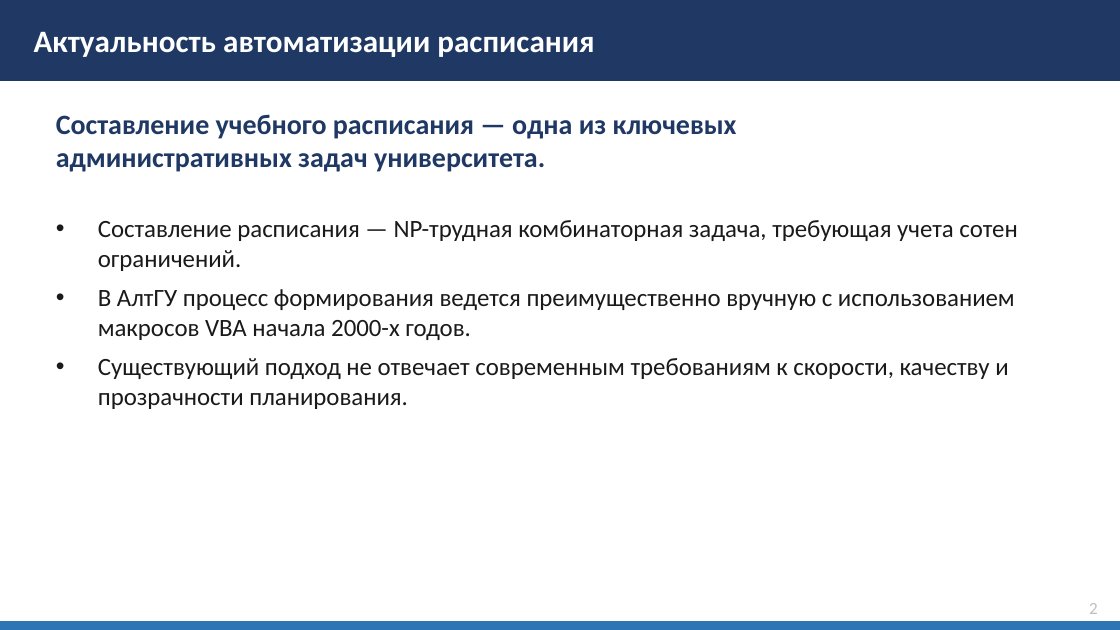
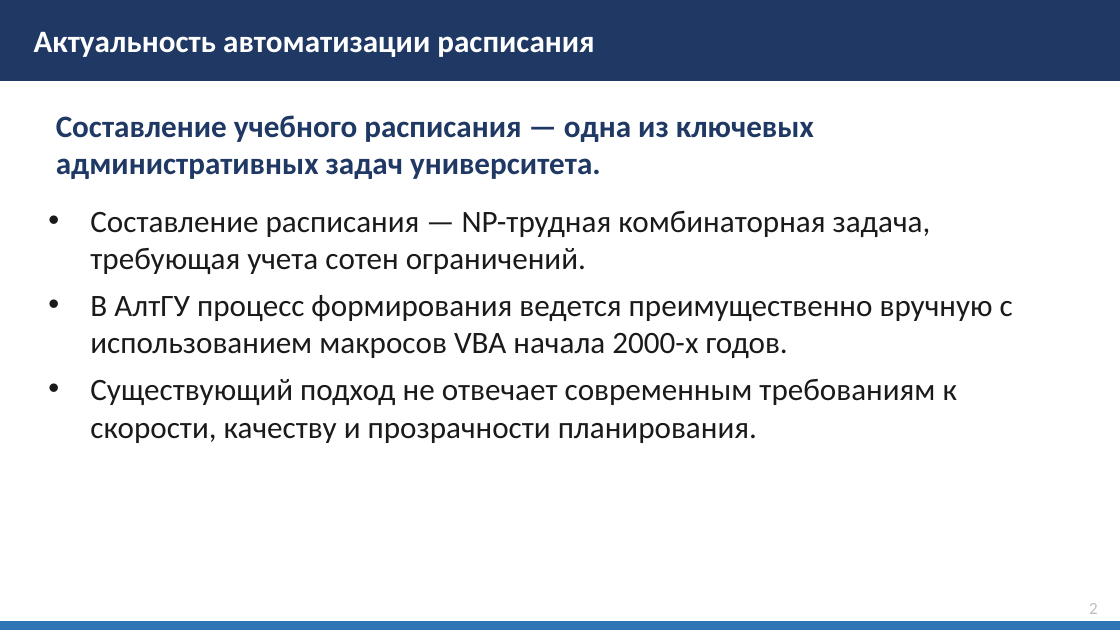
Before and after one commit to Dmitriy8570/Auto-Schedule-For-ASU, a slide deck: slide 2 of Docs/Bardakov_VKR_Final.pptx. Drawn at 1120x630 pixels with LibreOffice and Linux fonts; fonts in the diff are those of the drawing. Boxes give left, top, right and bottom in pixels: in the first picture for what was removed or moved away, otherwise in the second. Text is boxed around its words. In the diff, an @@ line names an element or a change of style, - is before the commit and + after.

```diff
--- a/Docs/Bardakov_VKR_Final.pptx
+++ b/Docs/Bardakov_VKR_Final.pptx
@@ text "Составление учебного расписания — одна ..." at (56,115,814,179): size 18 to 20 pt @@
@@ text "Составление расписания — NP-трудная комбинаторная ...": place and size @@
-text "Составление расписания — NP-трудная комбинаторная ..." at (98,220,1017,409)
+text "Составление расписания — NP-трудная комбинаторная ..." at (90,211,1013,443)
@@ text "Составление расписания — NP-трудная комбинаторная ..." at (90,211,1013,443): size 16 to 20 pt @@
```
Also in this commit, not shown: 9 other slides changed, 3 slides added, 43 other files.
